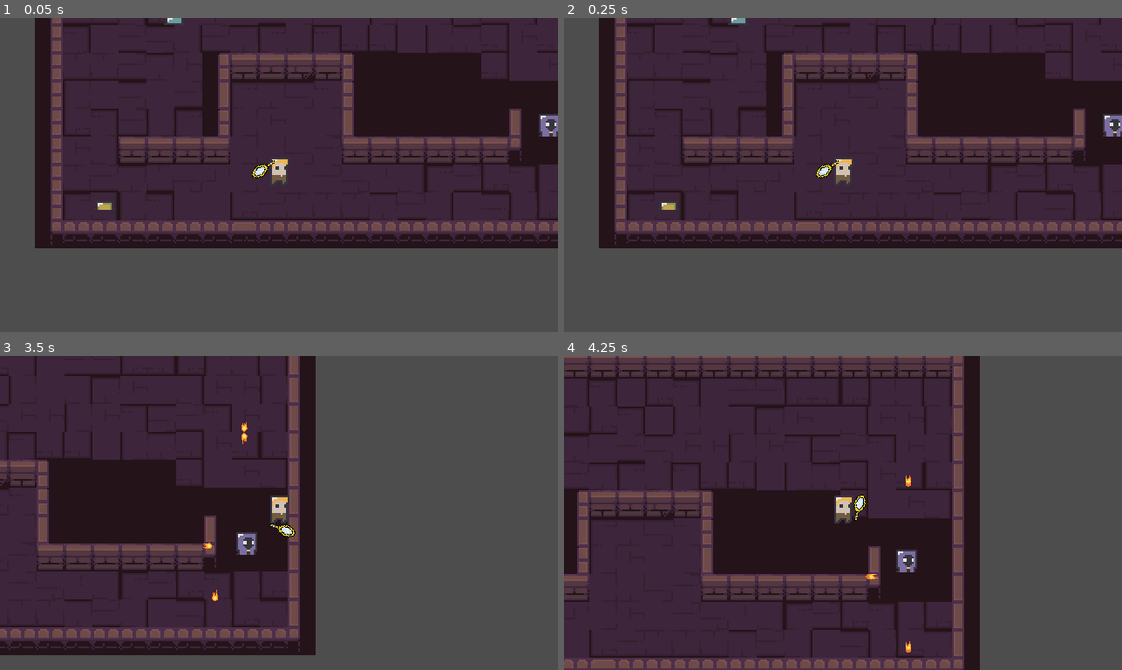
Above: before the commit, frames 1-4 (two rows, left to right).
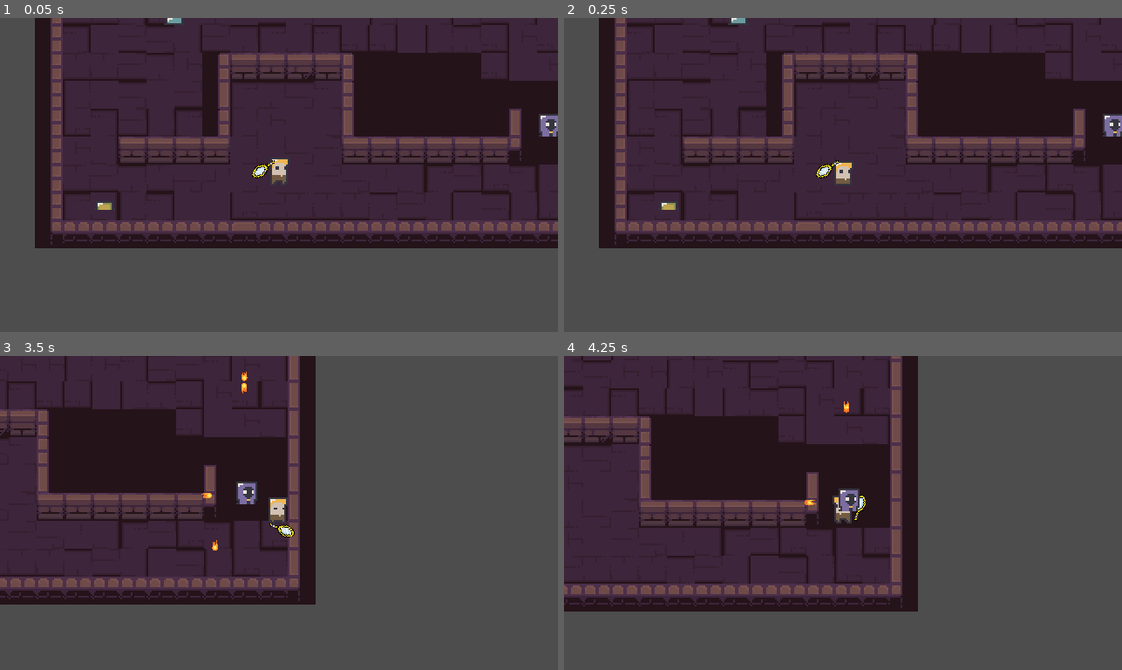
Above: after the commit, the same moments.

Repository: Z3BINI/mirror-attack
Game: Godot game, scene res://scenes/levels/test_level.tscn
Same seed, same stepped clock (60 frames per second), same inputs: the game is played once before the commit and once after it. The project has no main scene, so this scene is started directly.
Inputs (mouse positions are in pixels of both pictures, inside the frame that each line leads up to):
- Up to frame 1 (0.05 s): no input
- Up to frame 2 (0.25 s): no input
- Up to frame 3 (3.5 s): tap Enter at 0.5 s; move the mouse to (401, 497) at 0.52 s; hold D (move_right) 0.53-1.28 s; tap F (dash) at 0.6, 2.1 s; move the mouse to (167, 528) at 1.27 s; hold S (move_down) 1.28-2.03 s; tap Shift (sprint) at 1.35, 2.85 s; tap Space at 2 s; move the mouse to (334, 443) at 2.02 s; hold D (move_right) 2.03-2.78 s; move the mouse to (251, 575) at 2.77 s; hold W (move_up) from 2.78 s (still down)
- Up to frame 4 (4.25 s): move the mouse to (1010, 560) at 3.52 s; release W (move_up) at 3.53 s; hold A (move_left) from 3.53 s (still down); tap F (dash) at 3.6 s

Frame 1 is identical in both runs. In frame 2, 0.1% of the frame differs, in the area x 48-52%, y 45-53%; in frame 3, 27%; in frame 4, 48%, in the area x 0-75%, y 0-100%.

Commit message:
Gave animation manager to player
Animations all managed within this func. Dmg bool to stop idle anim. Also, knock back effect on hit!

Diff:
--- a/scenes/enemies/enemy.tscn
+++ b/scenes/enemies/enemy.tscn
@@ -8,7 +8,81 @@
 [ext_resource type="Script" path="res://scripts/states/enemy_states/hostile.gd" id="5_d6eo2"]
 [ext_resource type="PackedScene" uid="uid://fgciukqxweru" path="res://scenes/components/hurt_box.tscn" id="7_drcld"]
 
+[sub_resource type="Animation" id="Animation_158di"]
+resource_name = "idle"
+length = 1.33335
+loop_mode = 2
+step = 0.166667
+tracks/0/type = "value"
+tracks/0/imported = false
+tracks/0/enabled = true
+tracks/0/path = NodePath("EnemySpriteSheet:frame")
+tracks/0/interp = 1
+tracks/0/loop_wrap = true
+tracks/0/keys = {
+"times": PackedFloat32Array(0.333333, 0.5, 0.666667, 0.833333),
+"transitions": PackedFloat32Array(1, 1, 1, 1),
+"update": 1,
+"values": [0, 1, 2, 3]
+}
+
+[sub_resource type="Animation" id="Animation_mf3p2"]
+length = 0.001
+tracks/0/type = "value"
+tracks/0/imported = false
+tracks/0/enabled = true
+tracks/0/path = NodePath("EnemySpriteSheet:frame")
+tracks/0/interp = 1
+tracks/0/loop_wrap = true
+tracks/0/keys = {
+"times": PackedFloat32Array(0),
+"transitions": PackedFloat32Array(1),
+"update": 1,
+"values": [0]
+}
+
+[sub_resource type="Animation" id="Animation_vbe23"]
+resource_name = "moving"
+length = 0.666683
+loop_mode = 1
+step = 0.166667
+tracks/0/type = "value"
+tracks/0/imported = false
+tracks/0/enabled = true
+tracks/0/path = NodePath("EnemySpriteSheet:frame")
+tracks/0/interp = 1
+tracks/0/loop_wrap = true
+tracks/0/keys = {
+"times": PackedFloat32Array(0, 0.166667, 0.333333, 0.5),
+"transitions": PackedFloat32Array(1, 1, 1, 1),
+"update": 1,
+"values": [8, 9, 10, 11]
+}
+
+[sub_resource type="Animation" id="Animation_iy3xu"]
+resource_name = "took_dmg"
+length = 0.333342
+step = 0.0833333
+tracks/0/type = "value"
+tracks/0/imported = false
+tracks/0/enabled = true
+tracks/0/path = NodePath("EnemySpriteSheet:frame")
+tracks/0/interp = 1
+tracks/0/loop_wrap = true
+tracks/0/keys = {
+"times": PackedFloat32Array(0, 0.0833333, 0.166667, 0.25),
+"transitions": PackedFloat32Array(1, 1, 1, 1),
+"update": 1,
+"values": [32, 33, 34, 35]
+}
+
 [sub_resource type="AnimationLibrary" id="AnimationLibrary_nx30x"]
+_data = {
+"RESET": SubResource("Animation_mf3p2"),
+"idle": SubResource("Animation_158di"),
+"moving": SubResource("Animation_vbe23"),
+"took_dmg": SubResource("Animation_iy3xu")
+}
 
 [sub_resource type="CapsuleShape2D" id="CapsuleShape2D_b4gsf"]
 radius = 1.0
@@ -18,7 +92,7 @@
 radius = 53.0094
 
 [sub_resource type="RectangleShape2D" id="RectangleShape2D_qor1i"]
-size = Vector2(10, 10)
+size = Vector2(10, 15)
 
 [node name="Enemy" type="CharacterBody2D" groups=["enemy"]]
 collision_layer = 2
@@ -74,7 +148,7 @@
 MAX_HP = 4.0
 
 [node name="CollisionShape2D" type="CollisionShape2D" parent="HurtBox"]
-position = Vector2(0, -5)
+position = Vector2(0, -7.5)
 shape = SubResource("RectangleShape2D_qor1i")
 
 [connection signal="body_entered" from="PlayerDetector" to="." method="_on_player_detector_body_entered"]
--- a/scenes/player/player.tscn
+++ b/scenes/player/player.tscn
@@ -1,9 +1,103 @@
-[gd_scene load_steps=7 format=3 uid="uid://bl4wfwlb1kwnb"]
+[gd_scene load_steps=13 format=3 uid="uid://bl4wfwlb1kwnb"]
 
 [ext_resource type="Script" path="res://scripts/player/player.gd" id="1_0p8j5"]
 [ext_resource type="Texture2D" uid="uid://bn226vstmrwa0" path="res://assets/dungeonSprites_ v1.5/mHero_.png" id="1_sd8bw"]
 [ext_resource type="PackedScene" uid="uid://cis3ajnnfia5r" path="res://scenes/player/mirror.tscn" id="3_dko47"]
 [ext_resource type="PackedScene" uid="uid://fgciukqxweru" path="res://scenes/components/hurt_box.tscn" id="4_lwfmx"]
+
+[sub_resource type="Animation" id="Animation_7lbox"]
+resource_name = "idle"
+length = 0.500013
+loop_mode = 1
+step = 0.125
+tracks/0/type = "value"
+tracks/0/imported = false
+tracks/0/enabled = true
+tracks/0/path = NodePath("PlayerSpriteSheet:frame")
+tracks/0/interp = 1
+tracks/0/loop_wrap = true
+tracks/0/keys = {
+"times": PackedFloat32Array(0, 0.125, 0.25, 0.375),
+"transitions": PackedFloat32Array(1, 1, 1, 1),
+"update": 1,
+"values": [0, 1, 2, 3]
+}
+
+[sub_resource type="Animation" id="Animation_0u04a"]
+length = 0.001
+tracks/0/type = "value"
+tracks/0/imported = false
+tracks/0/enabled = true
+tracks/0/path = NodePath("PlayerSpriteSheet:frame")
+tracks/0/interp = 1
+tracks/0/loop_wrap = true
+tracks/0/keys = {
+"times": PackedFloat32Array(0),
+"transitions": PackedFloat32Array(1),
+"update": 1,
+"values": [0]
+}
+
+[sub_resource type="Animation" id="Animation_ha2xg"]
+resource_name = "walking"
+length = 0.500013
+loop_mode = 1
+step = 0.125
+tracks/0/type = "value"
+tracks/0/imported = false
+tracks/0/enabled = true
+tracks/0/path = NodePath("PlayerSpriteSheet:frame")
+tracks/0/interp = 1
+tracks/0/loop_wrap = true
+tracks/0/keys = {
+"times": PackedFloat32Array(0, 0.125, 0.25, 0.375),
+"transitions": PackedFloat32Array(1, 1, 1, 1),
+"update": 1,
+"values": [8, 9, 10, 11]
+}
+
+[sub_resource type="Animation" id="Animation_vlhl0"]
+resource_name = "running"
+length = 0.40001
+loop_mode = 1
+tracks/0/type = "value"
+tracks/0/imported = false
+tracks/0/enabled = true
+tracks/0/path = NodePath("PlayerSpriteSheet:frame")
+tracks/0/interp = 1
+tracks/0/loop_wrap = true
+tracks/0/keys = {
+"times": PackedFloat32Array(0, 0.1, 0.2, 0.3),
+"transitions": PackedFloat32Array(1, 1, 1, 1),
+"update": 1,
+"values": [16, 17, 18, 19]
+}
+
+[sub_resource type="Animation" id="Animation_ijymj"]
+resource_name = "took_dmg"
+length = 0.285721
+step = 0.0714286
+tracks/0/type = "value"
+tracks/0/imported = false
+tracks/0/enabled = true
+tracks/0/path = NodePath("PlayerSpriteSheet:frame")
+tracks/0/interp = 1
+tracks/0/loop_wrap = true
+tracks/0/keys = {
+"times": PackedFloat32Array(0, 0.0714286, 0.142857, 0.214286),
+"transitions": PackedFloat32Array(1, 1, 1, 1),
+"update": 1,
+"values": [32, 33, 34, 35]
+}
+
+[sub_resource type="AnimationLibrary" id="AnimationLibrary_ks0bo"]
+_data = {
+"RESET": SubResource("Animation_0u04a"),
+"idle": SubResource("Animation_7lbox"),
+"running": SubResource("Animation_vlhl0"),
+"took_dmg": SubResource("Animation_ijymj"),
+"walking": SubResource("Animation_ha2xg")
+}
 
 [sub_resource type="CapsuleShape2D" id="CapsuleShape2D_aa18v"]
 radius = 1.0
@@ -22,6 +116,10 @@
 DASH_STRENGTH = 300.0
 
 [node name="AnimationPlayer" type="AnimationPlayer" parent="."]
+libraries = {
+"": SubResource("AnimationLibrary_ks0bo")
+}
+autoplay = "idle"
 
 [node name="PlayerSpriteSheet" type="Sprite2D" parent="."]
 position = Vector2(0, -6)
--- a/scripts/components/hurt_box.gd
+++ b/scripts/components/hurt_box.gd
@@ -8,10 +8,12 @@
 
 func _on_area_entered(area):
 	if (get_parent().is_in_group("enemy") and !area.is_hot): return
-	take_dmg(area.DMG_AMOUNT)
+	take_dmg(area.DMG_AMOUNT, area.global_position)
 	area.get_parent().queue_free()
 
-func take_dmg(amount):
+func take_dmg(amount, dir):
+	get_parent().took_dmg = true
+	get_parent().knock_back(dir)
 	MAX_HP -= amount
 	print("dmged")
 
--- a/scripts/enemies/enemy.gd
+++ b/scripts/enemies/enemy.gd
@@ -3,9 +3,11 @@
 @export var PLAYER : CharacterBody2D
 @export_enum('TYPE1', 'TYPE2', 'TYPE3') var ENEMY_TYPE : String
 @export var vanish_effect : GPUParticles2D
+@export var KNOCK_BACK_STRENGTH : float = 100.0
 
 var player_in_range : bool = false
 var sprite : Sprite2D
+var took_dmg : bool = false
 
 # Called when the node enters the scene tree for the first time.
 func _ready():
@@ -23,3 +25,6 @@
 
 func _on_player_detector_body_exited(_body):
 	player_in_range = false
+
+func knock_back(dir):
+	velocity = ((global_position - dir).normalized() * KNOCK_BACK_STRENGTH)
--- a/scripts/player/player.gd
+++ b/scripts/player/player.gd
@@ -4,6 +4,7 @@
 @export var MAX_RUN_SPEED : float = 75.0
 @export var ACCEL_RATE : float = 5
 @export var DASH_STRENGTH : float = 200.0
+@export var KNOCK_BACK_STRENGTH : float = 100.0
 @export var DASH_COST : int = 2
 @export var MAX_STAMINA : float = 4
 
@@ -11,8 +12,11 @@
 var current_stamina : float
 var input_direction : Vector2
 var fatigued : bool = false
+var animation_player : AnimationPlayer
+var took_dmg : bool = false
 
 func _ready():
+	animation_player = $AnimationPlayer
 	current_speed = MAX_WALK_SPEED
 	current_stamina = MAX_STAMINA
 
@@ -27,6 +31,7 @@
 		dash()
 		set_exhausted()
 
+	animation_manager()
 	stamina_manager(delta)
 
 func _physics_process(_delta):
@@ -53,3 +58,20 @@
 func set_replenished():
 	current_stamina = MAX_STAMINA
 	fatigued = false
+
+func knock_back(dir):
+	velocity = ((global_position - dir).normalized() * KNOCK_BACK_STRENGTH)
+
+func animation_manager():
+	if velocity.x != 0: $PlayerSpriteSheet.flip_h = (velocity.x < 0)
+
+	if took_dmg:
+			animation_player.play("took_dmg")
+			await animation_player.animation_finished
+			took_dmg = false
+
+	if velocity != Vector2.ZERO:
+		if current_speed == MAX_WALK_SPEED: animation_player.play("walking")
+		elif current_speed == MAX_RUN_SPEED: animation_player.play("running")
+	else:
+		animation_player.play("idle")
Not shown: 1 places in scenes/enemies/enemy.tscn that only renumber resources
